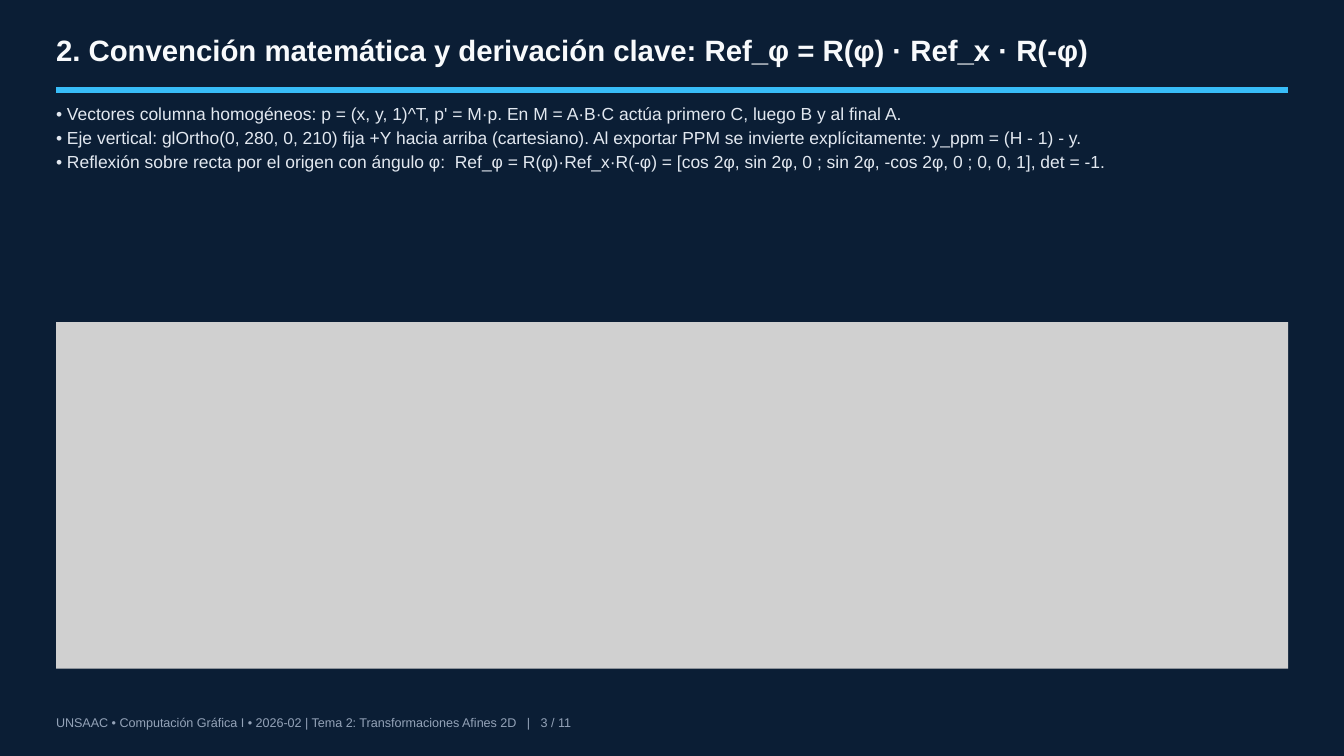
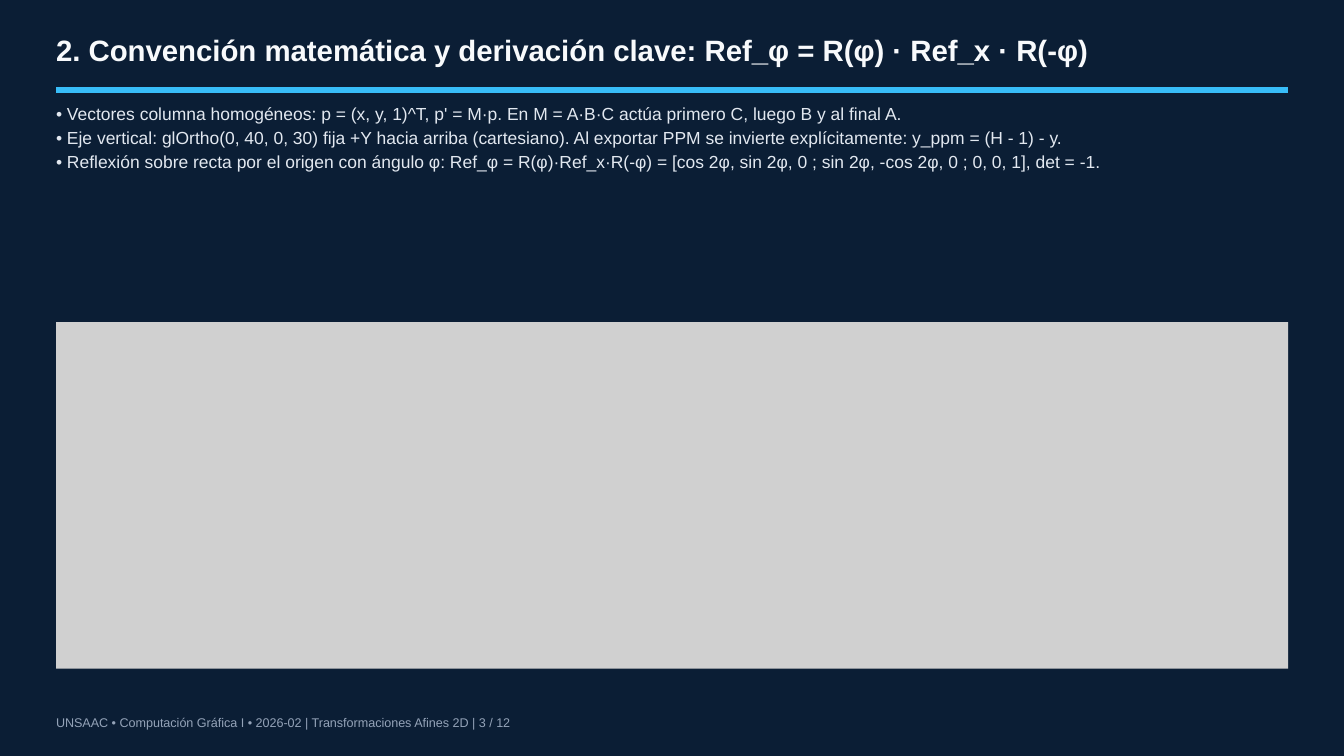
Before and after one commit to LucianFBC/cg1-tema2-transformaciones-afines-2d, a slide deck: slide 3 of presentacion/Presentacion_Tema2.pptx. Drawn at 1344x756 pixels with LibreOffice and Linux fonts; fonts in the diff are those of the drawing; grey boxes stand for pictures. Boxes give left, top, right and bottom in pixels: in the first picture for what was removed or moved away, otherwise in the second. Text is boxed around its words. In the diff, an @@ line names an element or a change of style, - is before the commit and + after.

```diff
--- a/presentacion/Presentacion_Tema2.pptx
+++ b/presentacion/Presentacion_Tema2.pptx
@@ text at <box>67,131,1062,147</box>: text changed @@
-• Eje vertical: glOrtho(0, 280, 0, 210) fija +Y hacia arriba (cartesiano). Al exportar PPM se invierte explícitamente: y_ppm = (H - 1) - y.
+• Eje vertical: glOrtho(0, 40, 0, 30) fija +Y hacia arriba (cartesiano). Al exportar PPM se invierte explícitamente: y_ppm = (H - 1) - y.
@@ text at <box>56,718,510,730</box>: text changed @@
-UNSAAC • Computación Gráfica I • 2026-02 | Tema 2: Transformaciones Afines 2D | 3 / 11
+UNSAAC • Computación Gráfica I • 2026-02 | Transformaciones Afines 2D | 3 / 12
```
Also in this commit, not shown: 9 other slides changed, 1 slide added, 14 other files.
